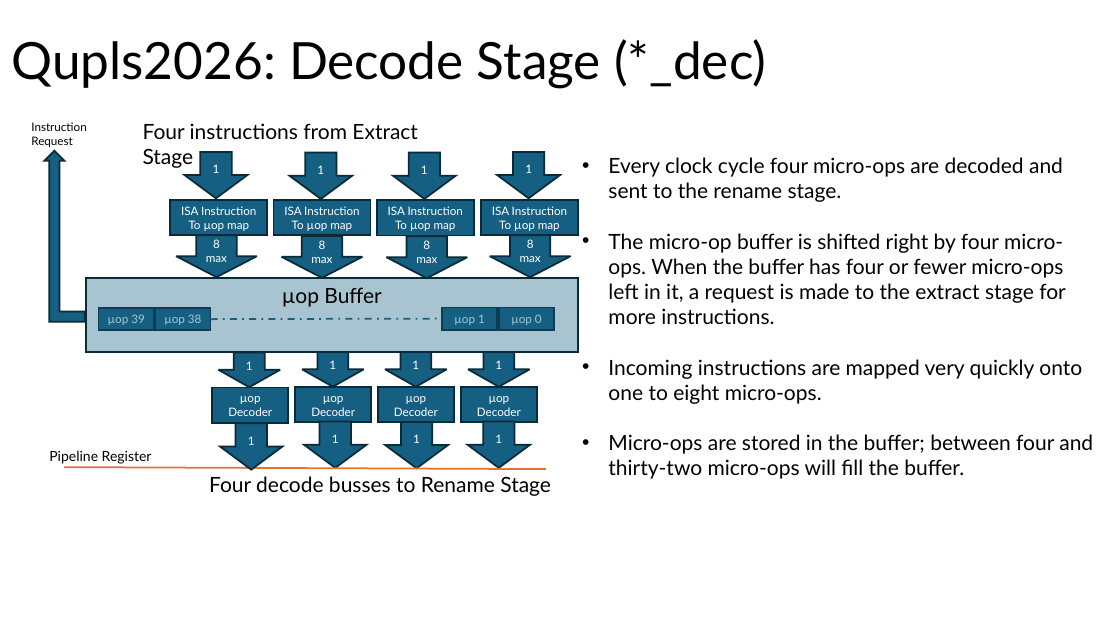
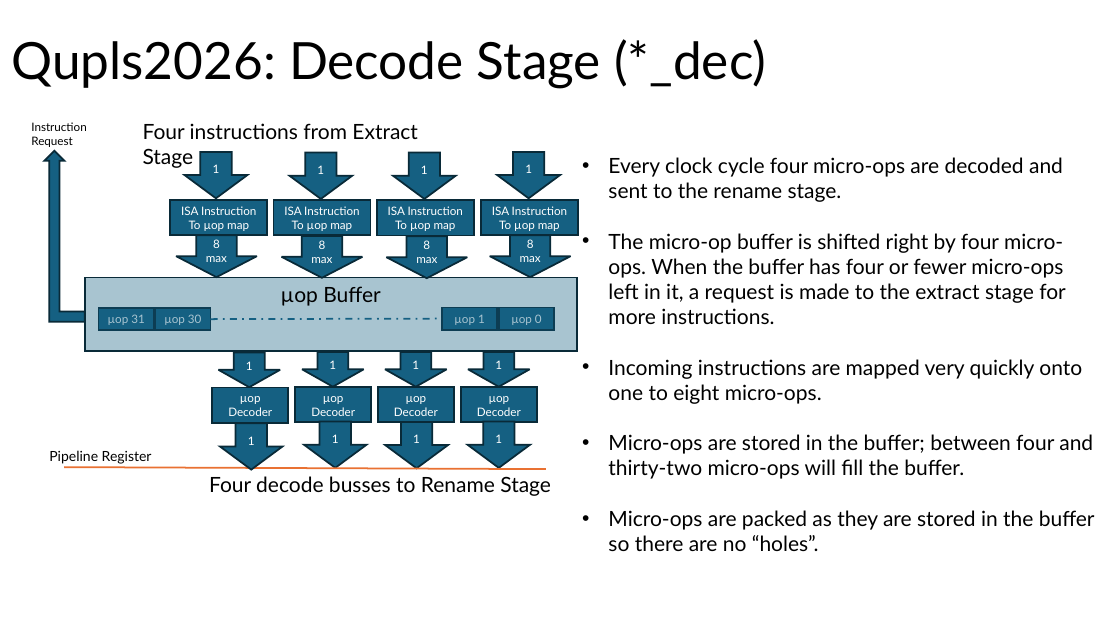
Before and after one commit to robfinch/Qupls, a slide deck: slide 3 of rtl/cpu_v4/doc/Qupls2026.pptx. Drawn at 1120x630 pixels with LibreOffice and Linux fonts; fonts in the diff are those of the drawing. Boxes give left, top, right and bottom in pixels: in the first picture for what was removed or moved away, otherwise in the second. Text is boxed around its words. In the diff, an @@ line names an element or a change of style, - is before the commit and + after.

Commit message:
Qupls4 - update

```diff
--- a/rtl/cpu_v4/doc/Qupls2026.pptx
+++ b/rtl/cpu_v4/doc/Qupls2026.pptx
@@ text in rectangle at bbox=[108, 314, 145, 325]: text changed @@
-µop 39
+µop 31
@@ text in rectangle at bbox=[164, 314, 202, 325]: text changed @@
-µop 38
+µop 30
@@ text at bbox=[608, 510, 1095, 551]: paragraph added @@
+• Micro-ops are packed as they are stored in the buffer so there are no “holes”.
```
Also in this commit, not shown: 4 other slides changed, 11 other files.
